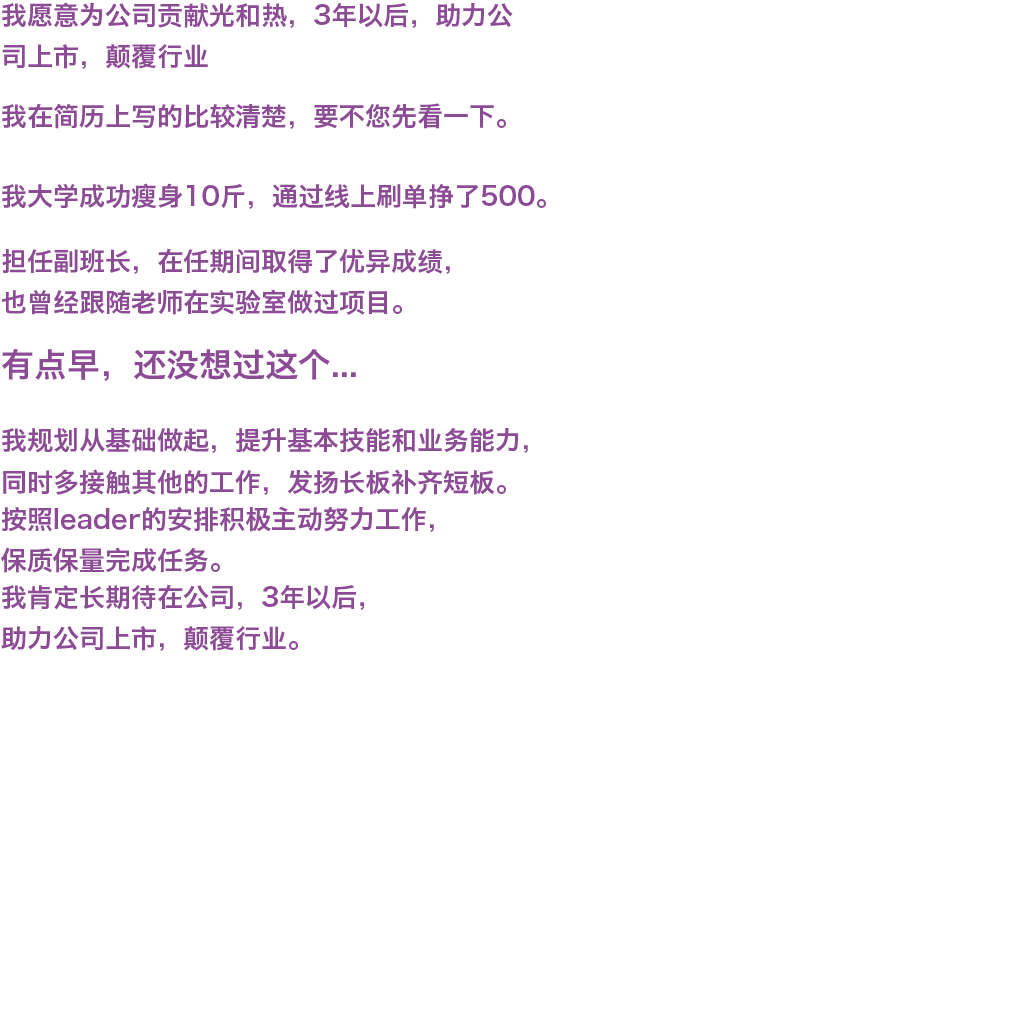
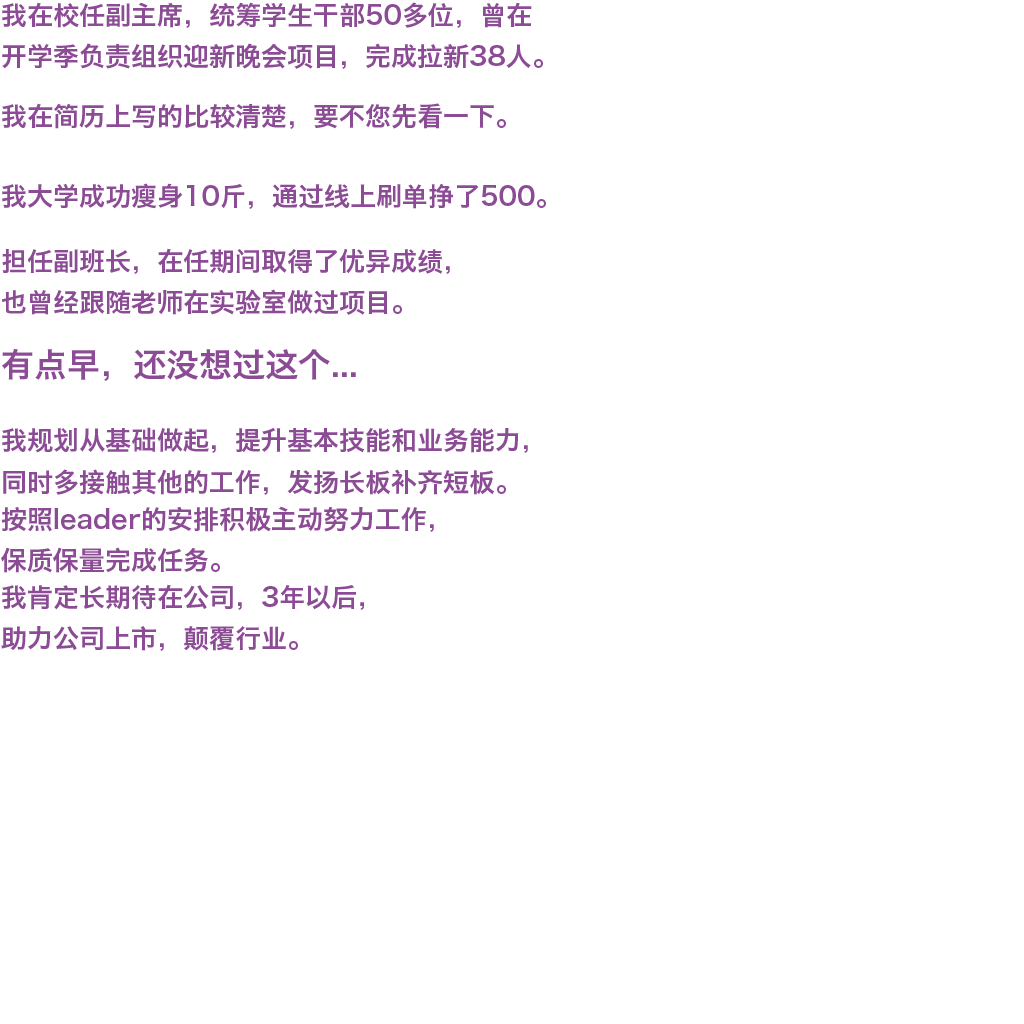
Revision of a layered 1024 x 1024 image; what changed, layer by layer:
added layer "我在校任副主席，统筹学生干部50多位，曾在 开学季负责组织迎新晚会项目，完成拉新38人。" in group "page2" over [2, 2, 543, 69]
hid "我愿意为公司贡献光和热，3年以后，助力公 司上市，颠覆行业" over [2, 2, 513, 69]
